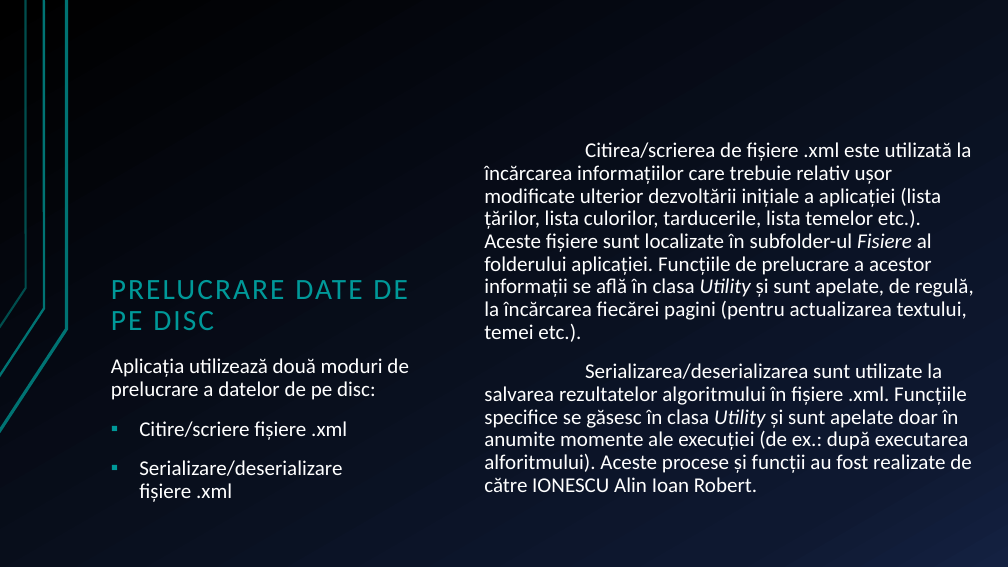
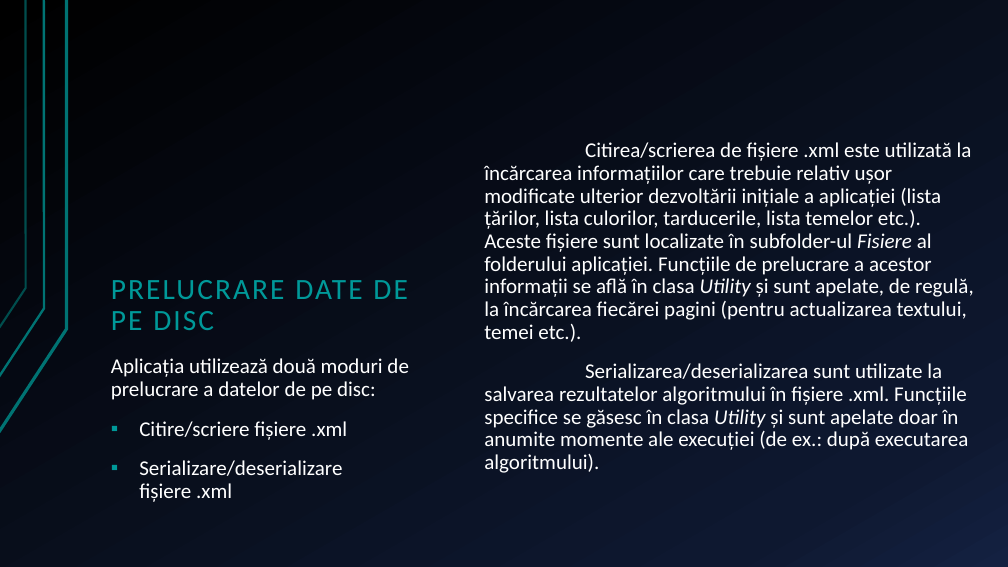
Before and after one commit to Deian26/ProiectSincretic, a slide deck: slide 16 of Aplicație de repartizare a culorilor țărilor de pe.pptx. Drawn at 1008x567 pixels with LibreOffice and Linux fonts; fonts in the diff are those of the drawing. Boxes give left, top, right and bottom in pixels: in the first picture for what was removed or moved away, otherwise in the second. Text is boxed around its words. In the diff, an @@ line names an element or a change of style, - is before the commit and + after.

```diff
--- a/Aplicație de repartizare a culorilor țărilor de pe.pptx
+++ b/Aplicație de repartizare a culorilor țărilor de pe.pptx
@@ text at <box>484,363,969,473</box>: text changed @@
-Serializarea/deserializarea sunt utilizate la salvarea rezultatelor algoritmului în fișiere .xml. Funcțiile specifice se găsesc în clasa Utility și sunt apelate doar în anumite momente ale execuției (de ex.: după executarea alforitmului). Aceste procese și funcții au fost realizate de către IONESCU Alin Ioan Robert.
+Serializarea/deserializarea sunt utilizate la salvarea rezultatelor algoritmului în fișiere .xml. Funcțiile specifice se găsesc în clasa Utility și sunt apelate doar în anumite momente ale execuției (de ex.: după executarea algoritmului).
```
Also in this commit, not shown: 2 other slides changed.
